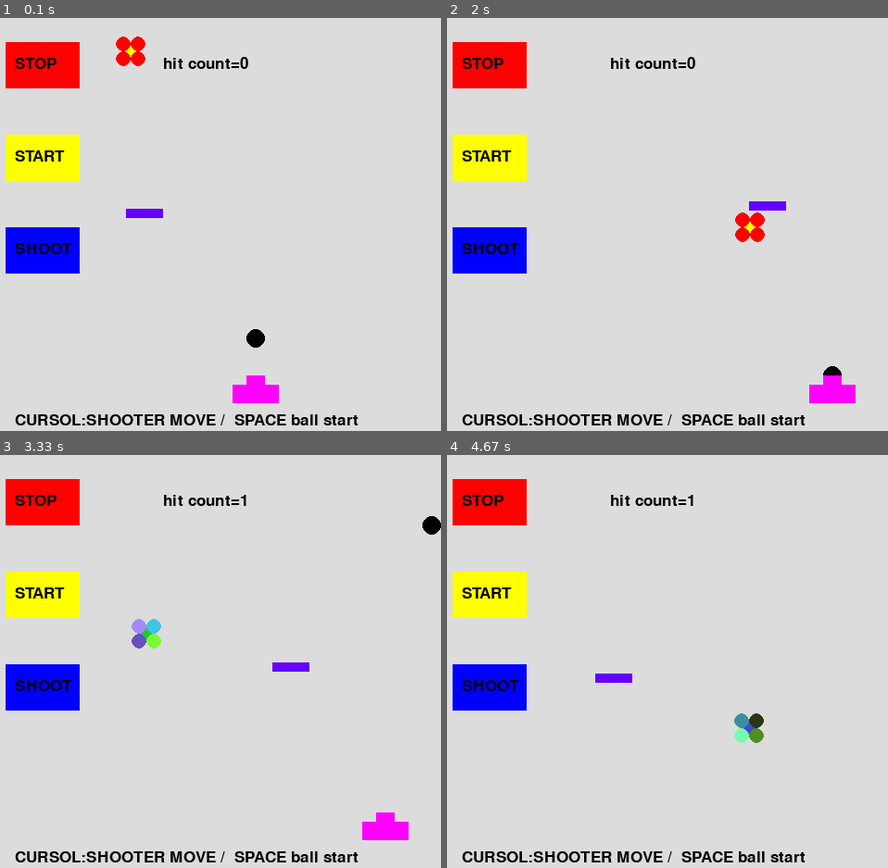
Above: before the commit, frames 1-4 (two rows, left to right).
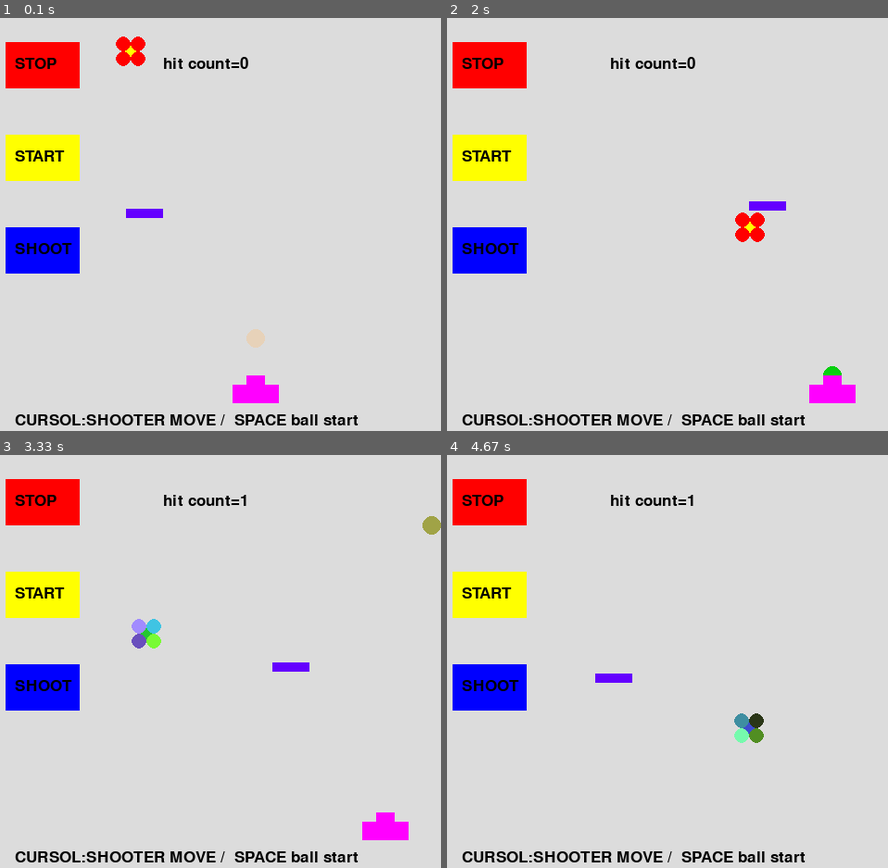
Above: after the commit, the same moments.

Repository: snc29654/pygame
Game: pygame game, started from mixtest2_class.py
Same seed, same stepped clock (60 frames per second), same inputs: the game is played once before the commit and once after it.
Inputs:
- Up to frame 1 (0.1 s): no input
- Up to frame 2 (2 s): hold Right 0.33-0.8 s; hold Right 0.83-1.3 s; tap Space at 0.9, 1.2, 1.4, 1.7, 1.97 s; hold Left 1.33-1.87 s; hold Left from 1.9 s (still down)
- Up to frame 3 (3.33 s): tap Space at 2.27, 2.4, 2.7, 3.07 s; release Left at 2.3 s; hold Right 2.33-2.97 s; hold Left from 3 s (still down)
- Up to frame 4 (4.67 s): tap Space at 3.37, 3.57, 3.87, 4.07, 4.37 s; release Left at 3.47 s; hold Right 3.5-3.97 s; hold Right 4-4.47 s

The runs differ from the first frame. In frame 1, 0.1% of the frame differs, in the area x 55-61%, y 75-80%; in frame 2, less than 0.1%; in frame 3, 0.1%; in frame 4, nothing differs.

Commit message:
玉の色

Diff:
--- a/mixtest2_class.py
+++ b/mixtest2_class.py
@@ -101,7 +101,7 @@
 
     def make_tama(self):
         for i in range(10):
-            pygame.draw.circle(self.main_surface, (0,0,0), (self.bxt[i], self.byt[i]), 10)
+            pygame.draw.circle(self.main_surface, (random.randint(0,255),random.randint(0,255),random.randint(0,255)), (self.bxt[i], self.byt[i]), 10)
 
 
     def target_move(self):
